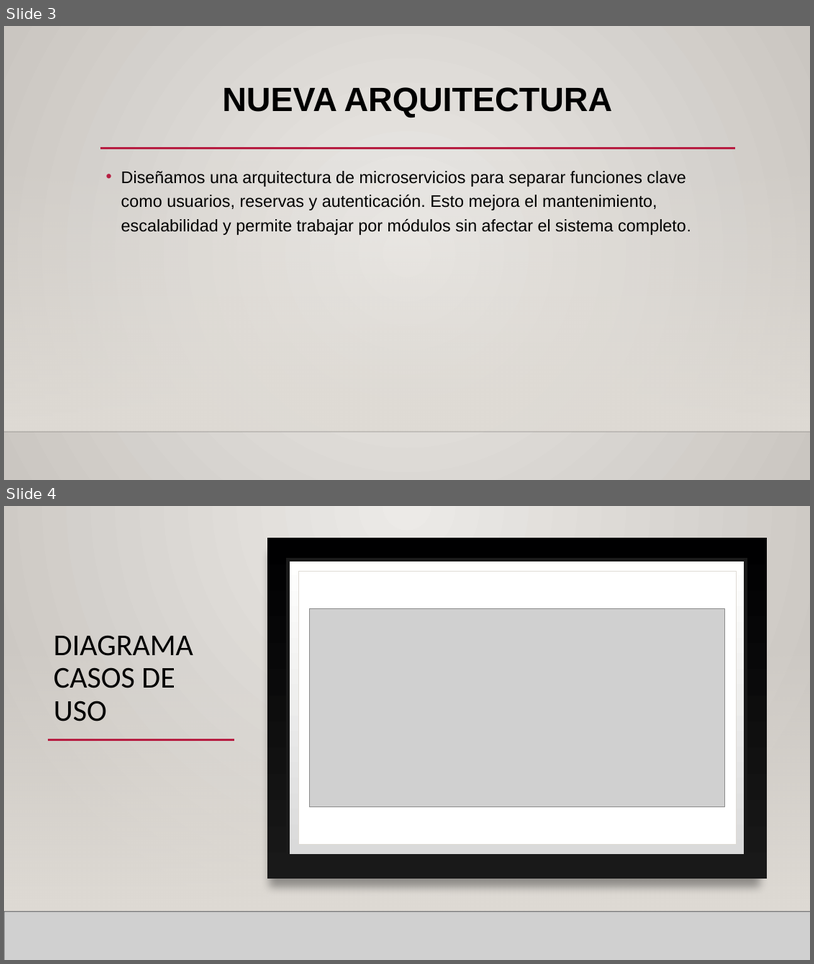
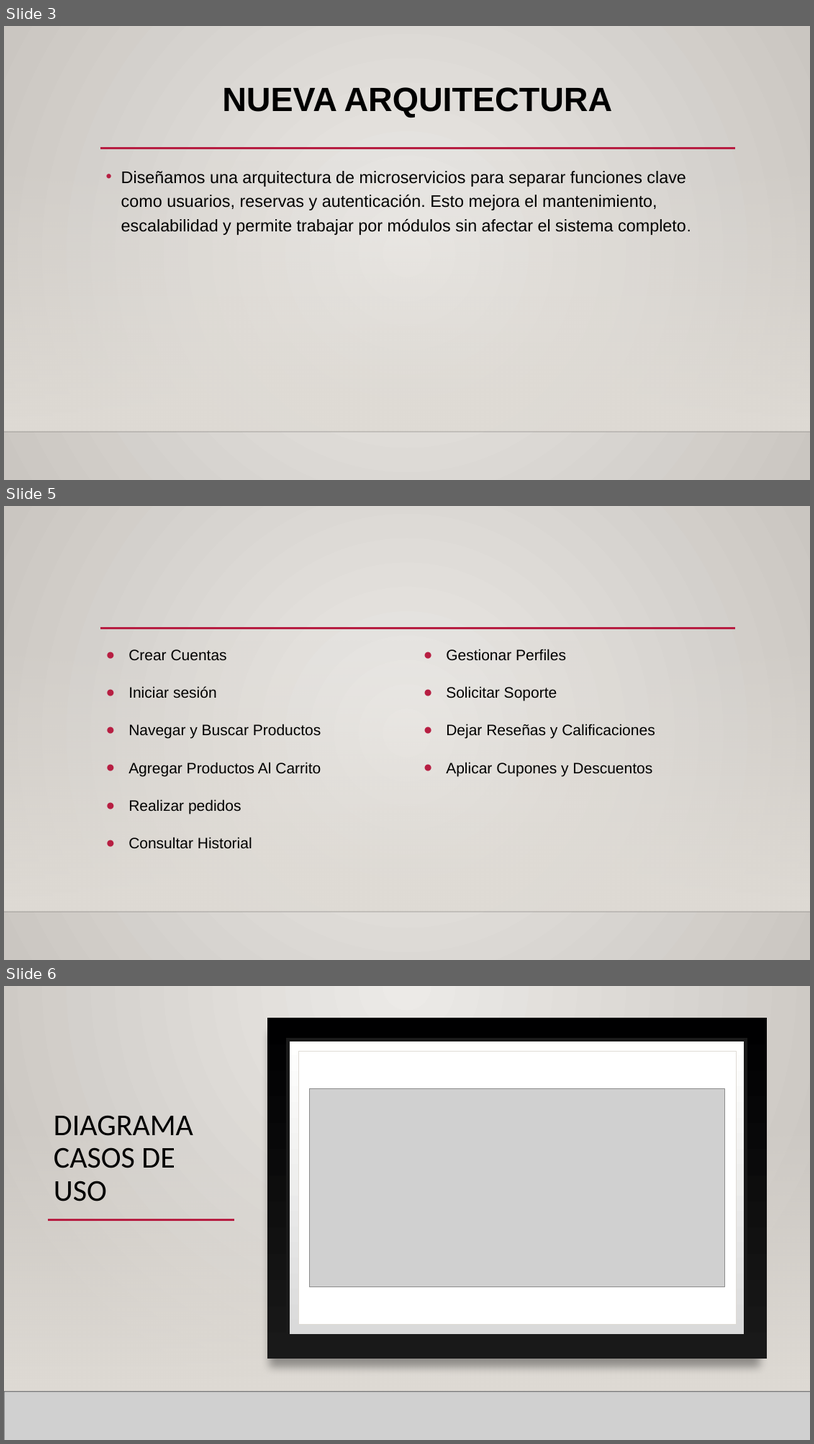
Before and after one commit to VicenteAlfaroS/Experiencia-1-Caso-3-nombre-Vicente-Alfaro, a slide deck: Presentacion caso 3.pptx. Shown one above the other, each under a label of ours: slides 3 and 4 before the commit, slides 3, 5 and 6 after it; the slides between them are not shown. The pictures are 814x964 and 814x1444 pixels, drawn with LibreOffice and Linux fonts; fonts in the diff are those of the drawing; grey boxes stand for pictures; background and template pictures are left out. Boxes give left, top, right and bottom in pixels: in the first picture for what was removed or moved away, otherwise in the second. Text is boxed around its words. In the diff, an @@ line names an element or a change of style, - is before the commit and + after.

```diff
--- a/Presentacion caso 3.pptx
+++ b/Presentacion caso 3.pptx
@@ slide 5 added at box(4, 506, 810, 960), background gradient #ECEAE7 to #CAC7C1; not listed: 3 template elements that a slide beside it also shows @@
@@ text added at box(129, 649, 321, 848), 18 pt, text #000000 @@
+● Crear Cuentas
+● Iniciar sesión
+● Navegar y Buscar Productos
+● Agregar Productos Al Carrito
+● Realizar pedidos
+● Consultar Historial
@@ text added at box(446, 649, 655, 776), 18 pt, text #000000 @@
+● Gestionar Perfiles
+● Solicitar Soporte
+● Dejar Reseñas y Calificaciones
+● Aplicar Cupones y Descuentos
@@ what was slide 4 is now slide 6 @@
```
Also in this commit, not shown: 1 other slide added.
